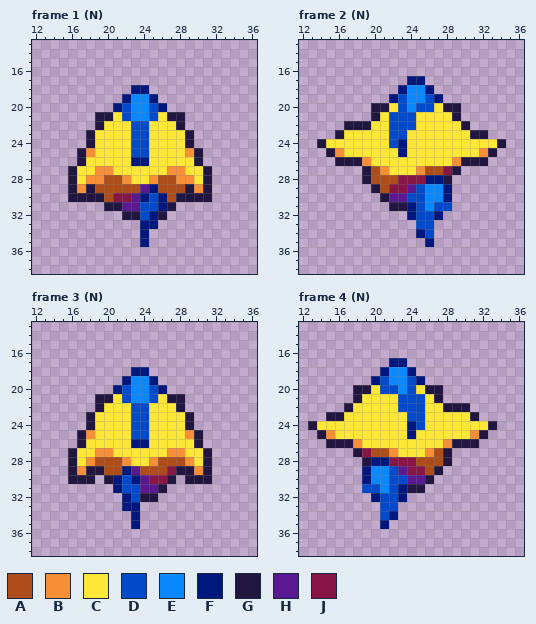
Two versions of one pixel-art file, art/fish_fast.aseprite. Above, as it was before the edit.
48x48 pixels, 7 frames. Shown: frame 1 (N): x 12..36, y 13..38; frame 2 (N): x 12..36, y 13..38; frame 3 (N): x 12..36, y 13..38; frame 4 (N): x 12..36, y 13..38.
Palette (. is transparent): A #ad4e1a  B #f68f37  C #ffe737  D #024aca  E #0a89ff  F #00177d  G #211640  H #5a1991  J #871646
Pixels before, frame 1 (N), first column x 16:
18 .......FF.......
19 ......FEEF......
20 .....FDEEDF.....
21 ...GGCDEEDCGG...
22 ...GCCCDDCCCG...
23 ..GCCCCDDCCCCG..
24 ..GCCCCDDCCCCG..
25 .GBCCCCDDCCCCBG.
26 .GCCCCCFFCCCCCG.
27 GCCBBCCCCCCBBCCG
28 GCBBAABCCBAABBCG
29 GBGAAAAAHFAAAGBG
30 GGGGAJJHFDFAGGGG
31 ....GGHHDDFG....
32 ......GGDFG.....
33 ........FF......
34 ........F.......
35 ........F.......
Pixels before, frame 2 (N), first column x 14:
17 ..........FF.........
18 .........FEEF........
19 ........FDEEDF.......
20 ......GGCDEDDCGG.....
21 ......GCDDDCCCCG.....
22 ...GGGCCDDDCCCCCG....
23 ..GCCCCCDDCCCCCCCGG..
24 GCCCCCCCDFCCCCCCCCCCG
25 .GBCCCCCCFCCCCCCCCBG.
26 ..GGGBCCCCCCCCCBGGG..
27 .....GABCCCBAAJG.....
28 .....GAAAJJJFFG......
29 ......GAJJHDEEF......
30 .......GHHDDEEF......
31 ........GGFDEDD......
32 ..........FDDF.......
33 ...........DD........
34 ...........FD........
35 ............F........
Pixels before, frame 3 (N), first column x 16:
18 .......FF.......
19 ......FEEF......
20 .....FDEEDF.....
21 ...GGCDEEDCGG...
22 ...GCCCDDCCCG...
23 ..GCCCCDDCCCCG..
24 ..GCCCCDDCCCCG..
25 .GBCCCCDDCCCCBG.
26 .GCCCCCFFCCCCCG.
27 GCCBBCCCCCCBBCCG
28 GCBAAABCCBAAABCG
29 GBGGAAFHAAAJGGBG
30 GGG.GFDFHJJG.GGG
31 .....FDDHHG.....
32 ......FDGG......
33 ......FF........
34 .......F........
35 .......F........
Pixels before, frame 4 (N), first column x 13:
17 .........FF..........
18 ........FEEF.........
19 .......FDEEDF........
20 .....GGCDDEDCGG......
21 .....GCCCCDDDCG......
22 ....GCCCCCDDDCCGGG...
23 ..GGCCCCCCCDDCCCCCG..
24 GCCCCCCCCCCFDCCCCCCCG
25 .GBCCCCCCCCFCCCCCCBG.
26 ..GGGBCCCCCCCCCBGGG..
27 .....GJAABCCCBAG.....
28 ......GFFJJJAAAG.....
29 ......FEEDHJJAG......
30 ......FEEDDHHG.......
31 ......DDEDFGG........
32 .......FDDF..........
33 ........DD...........
34 ........DF...........
35 ........F............
And afterwards:
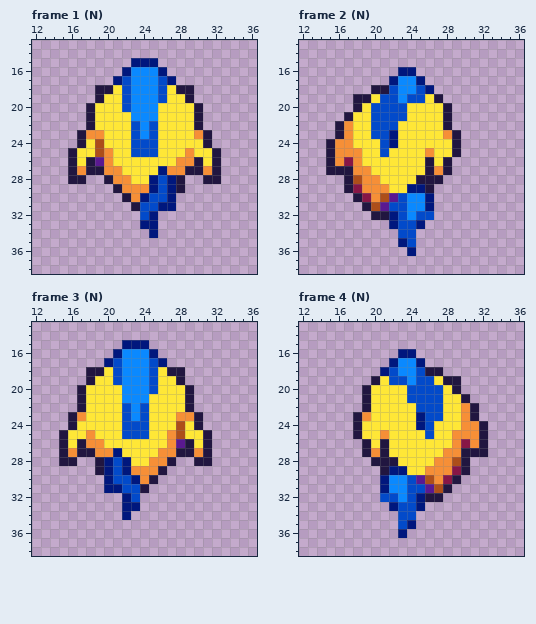
Author's note on the commit: More chonc on north pose
The edit:
Changed rows in their new state; - is an unchanged pixel.
Frame 1 (N):
first column x 16:
15 -------FFF-------
16 ------FEEEF------
17 -----FDEEEDF-----
18 ---GGCDEEEDCGG---
19 ---GCCD--EDCCG---
20 --GCCC---ECCCCG--
21 --GCC-C--E-CCCG--
22 --GC----ED--CCG--
23 -GBB----ED---CBG-
24 -GCA-----D---CCG-
25 GCCAB----D----CCG
26 GCGHB--CC---BB-CG
27 -BGG-B----F--GGBG
28 -G..GB---FDFG..-G
29 .....GBBB-DFG...-
30 ......GB--DF....-
31 ----...G---F-----
32 ------..--.------
34 --------.F-------
35 --------.--------
Frame 2 (N):
first column x 14:
16 ---------FF----------
17 --------FEE----------
18 ------GGDE-D---------
19 ----GGCDDEDDCG-------
20 ----GCDDD-CCC--.-----
21 ---GCCDD--C---G.-----
22 --GBCCDD-CC---G..----
23 ---B--DDFC----BG...--
24 .GBB---DFC-----G.....
25 ---BB--D-C--B--G....-
26 -GBJBC------G-G....--
27 -GGGBBCC---CGBG.-----
28 ---GABBCCCCGGG.------
29 ---GJBBBCCFFG..------
30 ----GJBA-DEEF..------
31 -----GAHDDEEF..------
32 ------GGFDE--.-------
33 --------FDDF.--------
34 ---------DD..--------
35 ---------FD-.--------
36 ----------F----------
Frame 3 (N):
first column x 15:
15 -------FFF-------
16 ------FEEEF------
17 -----FDEEEDF-----
18 ---GGCDEEEDCGG---
19 ---GCCDE--DCCG---
20 --GCCCCE---CCCG--
21 --GCCC-E--C-CCG--
22 --GCC--DE----CG--
23 -GBC---DE----BBG-
24 -GCC---D-----ACG-
25 GCC----D----BACCG
26 GC-BB---CC--BHGCG
27 GBGG--F----B-GGB-
28 G-..GFDF---BG..G-
29 -...-FD-BBBG.....
30 -...-FD--BG..-...
31 -----F---G..-----
32 ---------..------
34 -------F.--------
35 --------.--------
Frame 4 (N):
first column x 13:
16 ----------FF---------
17 ----------EEF--------
18 ---------D-EDGG------
19 -------GCDDEDDCGG----
20 -----.--CCC-DDDCG----
21 -----.G---C--DDCCG---
22 ----..G---CC-DDCCBG--
23 --...GB----CFDD--B---
24 .....G-----CFD---BBG.
25 -....G--B--C-D--BB---
26 --....G-G------CBJBG-
27 -----.GBGC---CCBBGGG-
28 ------.GGGCCCCBBAG---
29 ------..GFFCCBBBJG---
30 ------..FEED-ABJG----
31 ------..FEEDDHAG-----
32 -------.--EDFGG------
33 --------.FDDF--------
34 --------..DD---------
35 --------.-DF---------
36 ----------F----------
Changed places in both pictures, as pixel boxes (x1, y1, x2, y2):
changed: (68, 58, 221, 247)
changed: (317, 67, 506, 256)
changed: (59, 340, 212, 529)
changed: (308, 349, 497, 538)
